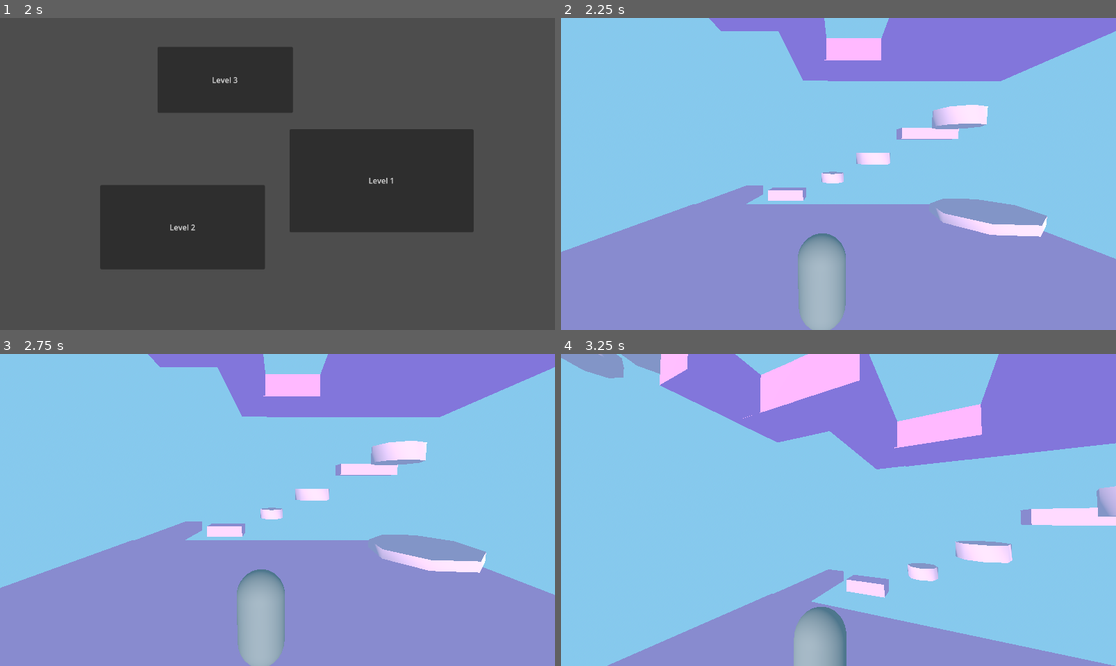
Above: before the commit, frames 1-4 (two rows, left to right).
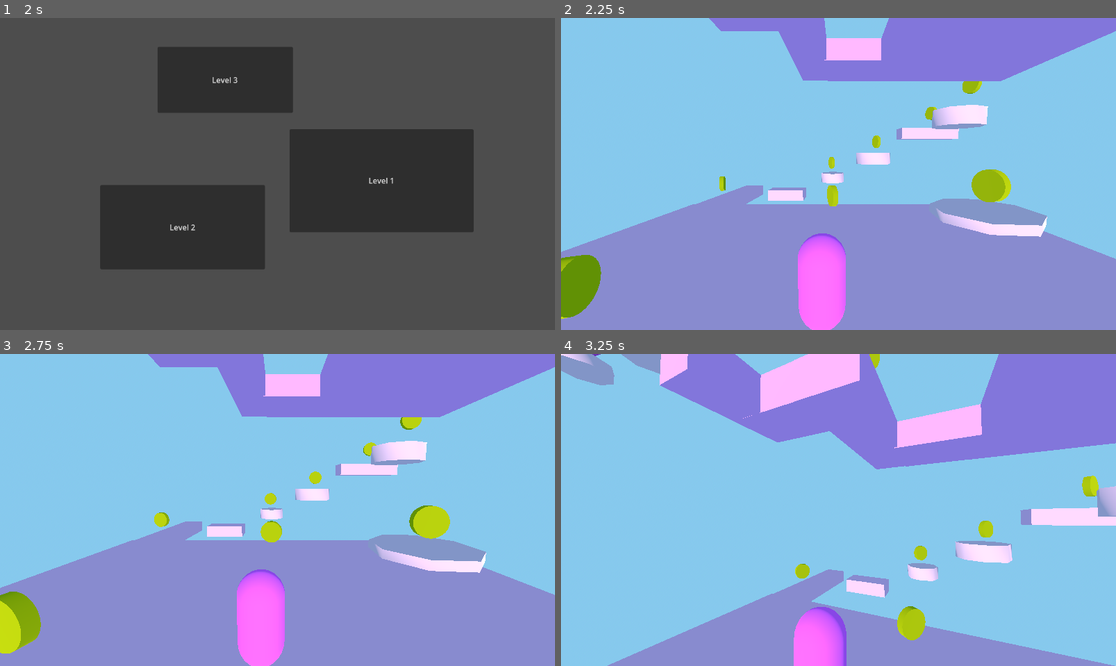
Above: after the commit, the same moments.

Repository: dbpkc15/CapstoneProject
Game: Godot game, scene res://main_menu.tscn
Two runs of this game, one before a commit and one after it. Both use one fixed random seed, a clock stepped at 60 frames per second and the inputs below.
Inputs (mouse positions are in pixels of both pictures, inside the frame that each line leads up to):
- Up to frame 1 (2 s): click "Start Game" at 0.5 s; click "Start Game" at 1.25 s
- Up to frame 2 (2.25 s): click "Level 1" at 2 s
- Up to frame 3 (2.75 s): no input
- Up to frame 4 (3.25 s): tap Enter (ui_accept) at 2.75, 3.02 s; move the mouse to (866, 510) at 2.77 s; hold W (UpMovement) from 2.78 s (still down)

Frame 1 is identical in both runs. In frame 2, 4.6% of the frame differs, in the area x 0-82%, y 20-100%; in frame 3, 4.8%; in frame 4, 3.2%.

Commit message:
added coins

Diff:
--- a/capstone-project/Level_1.tscn
+++ b/capstone-project/Level_1.tscn
@@ -2,6 +2,8 @@
 
 [ext_resource type="Script" uid="uid://tu423d8dg54j" path="res://character_body_3d.gd" id="1_ig7tw"]
 [ext_resource type="PackedScene" uid="uid://cflplv6pviyuw" path="res://endpad.tscn" id="2_kidjj"]
+[ext_resource type="PackedScene" uid="uid://b8bgaamg66tbb" path="res://coin.tscn" id="3_65pcf"]
+[ext_resource type="PackedScene" uid="uid://cn04dxxyb0mnj" path="res://optionalcoin.tscn" id="4_a0j4s"]
 
 [sub_resource type="ProceduralSkyMaterial" id="ProceduralSkyMaterial_0xm2m"]
 sky_top_color = Color(0.5254762, 0.78750205, 0.9281895, 1)
@@ -103,7 +105,11 @@
 [sub_resource type="StandardMaterial3D" id="StandardMaterial3D_qsp4k"]
 albedo_color = Color(0.95686275, 0.73333335, 0.83137256, 1)
 
+[sub_resource type="StandardMaterial3D" id="StandardMaterial3D_65pcf"]
+albedo_color = Color(1, 0.3372549, 0.9647059, 1)
+
 [sub_resource type="CapsuleMesh" id="CapsuleMesh_lquwl"]
+material = SubResource("StandardMaterial3D_65pcf")
 
 [sub_resource type="CapsuleShape3D" id="CapsuleShape3D_7mycd"]
 
@@ -238,7 +244,7 @@
 material = SubResource("StandardMaterial3D_yaehf")
 
 [node name="CSGCylinder3D3" type="CSGCylinder3D" parent="DirectionalLight3D/CSGBox3D/CSGCylinder3D3/CSGCylinder3D3" unique_id=1443669293]
-transform = Transform3D(1, 0, 0, 0, 1, 0, 0, 0, 1, -2.2455664, 0.8258896, 0.124941826)
+transform = Transform3D(1, 0, 0, 0, 1, 0, 0, 0, 1, -3.2360659, 0.8258896, 0.124941826)
 radius = 0.855
 height = 0.4317627
 material = SubResource("StandardMaterial3D_074og")
@@ -325,7 +331,7 @@
 script = SubResource("GDScript_ig7tw")
 
 [node name="CollisionShape3D" type="CollisionShape3D" parent="Area3D" unique_id=443750199]
-transform = Transform3D(8, 0, 0, 0, 8, 0, 0, 0, 8, 0, 0.018976688, 0)
+transform = Transform3D(10, 0, 0, 0, 10, 0, 0, 0, 10, 0, 0.018976688, 1.2869792)
 shape = SubResource("SphereShape3D_0xm2m")
 
 [node name="endpad" parent="." unique_id=396366810 instance=ExtResource("2_kidjj")]
@@ -338,4 +344,85 @@
 transform = Transform3D(1.5, 0, 0, 0, 1.5, 0, 0, 0, 1.5, -3.7504368, 12.648275, 16.51152)
 shape = SubResource("CylinderShape3D_65pcf")
 
+[node name="coin" parent="." unique_id=2097315517 instance=ExtResource("3_65pcf")]
+transform = Transform3D(1, 0, 0, 0, 1, 0, 0, 0, 1, 5.971719, 2.4732702, -3.4208672)
+
+[node name="optionalcoin" parent="." unique_id=1397667212 instance=ExtResource("4_a0j4s")]
+transform = Transform3D(1, 0, 0, 0, 1, 0, 0, 0, 1, 16.142342, 3.0142794, 6.2622585)
+
+[node name="optionalcoin2" parent="." unique_id=1034619697 instance=ExtResource("4_a0j4s")]
+transform = Transform3D(1, 0, 0, 0, 1, 0, 0, 0, 1, 13.078948, 0.9879017, 7.7090197)
+
+[node name="optionalcoin3" parent="." unique_id=468084616 instance=ExtResource("4_a0j4s")]
+transform = Transform3D(1, 0, 0, 0, 1, 0, 0, 0, 1, 12.119772, 6.9877424, -17.703278)
+
+[node name="optionalcoin4" parent="." unique_id=1269598742 instance=ExtResource("4_a0j4s")]
+transform = Transform3D(1, 0, 0, 0, 1, 0, 0, 0, 1, 12.172765, 12.656003, -3.1836214)
+
+[node name="optionalcoin5" parent="." unique_id=1328409137 instance=ExtResource("4_a0j4s")]
+transform = Transform3D(1, 0, 0, 0, 1, 0, 0, 0, 1, -11.563075, 12.67312, -1.0080218)
+
+[node name="optionalcoin6" parent="." unique_id=176286054 instance=ExtResource("4_a0j4s")]
+transform = Transform3D(1, 0, 0, 0, 1, 0, 0, 0, 1, -14.648638, 14.306553, 5.9840326)
+
+[node name="optionalcoin7" parent="." unique_id=1053034312 instance=ExtResource("4_a0j4s")]
+transform = Transform3D(1, 0, 0, 0, 1, 0, 0, 0, 1, -11.66139, 12.845694, 8.752086)
+
+[node name="coin2" parent="." unique_id=980038844 instance=ExtResource("3_65pcf")]
+transform = Transform3D(1, 0, 0, 0, 1, 0, 0, 0, 1, -9.437681, 1.0540967, -12.939271)
+
+[node name="coin3" parent="." unique_id=127087480 instance=ExtResource("3_65pcf")]
+transform = Transform3D(1, 0, 0, 0, 1, 0, 0, 0, 1, 0, 1.2100599, -7.478277)
+
+[node name="coin4" parent="." unique_id=729451358 instance=ExtResource("3_65pcf")]
+transform = Transform3D(1, 0, 0, 0, 1, 0, 0, 0, 1, -5.356406, 0.895195, 0)
+
+[node name="coin5" parent="." unique_id=273913865 instance=ExtResource("3_65pcf")]
+transform = Transform3D(1, 0, 0, 0, 1, 0, 0, 0, 1, 2.2774935, 0.986629, 4.7348166)
+
+[node name="coin6" parent="." unique_id=382425264 instance=ExtResource("3_65pcf")]
+transform = Transform3D(1, 0, 0, 0, 1, 0, 0, 0, 1, -0.38721848, 2.5541668, -17.623512)
+
+[node name="coin7" parent="." unique_id=835302116 instance=ExtResource("3_65pcf")]
+transform = Transform3D(1, 0, 0, 0, 1, 0, 0, 0, 1, 4.146149, 4.719337, -16.598896)
+
+[node name="coin8" parent="." unique_id=1864530996 instance=ExtResource("3_65pcf")]
+transform = Transform3D(1, 0, 0, 0, 1, 0, 0, 0, 1, 9.218556, 7.38853, -15.954308)
+
+[node name="coin9" parent="." unique_id=444677723 instance=ExtResource("3_65pcf")]
+transform = Transform3D(1, 0, 0, 0, 1, 0, 0, 0, 1, 9.383488, 8.283898, -10.319784)
+
+[node name="coin10" parent="." unique_id=1418581831 instance=ExtResource("3_65pcf")]
+transform = Transform3D(1, 0, 0, 0, 1, 0, 0, 0, 1, 6.3540306, 12.501309, -2.3747873)
+
+[node name="coin11" parent="." unique_id=74880491 instance=ExtResource("3_65pcf")]
+transform = Transform3D(1, 0, 0, 0, 1, 0, 0, 0, 1, 3.7857065, 10.00985, -3.9691)
+
+[node name="coin12" parent="." unique_id=1691112771 instance=ExtResource("3_65pcf")]
+transform = Transform3D(1, 0, 0, 0, 1, 0, 0, 0, 1, -0.7832391, 9.948698, -3.6066332)
+
+[node name="coin13" parent="." unique_id=1771312563 instance=ExtResource("3_65pcf")]
+transform = Transform3D(1, 0, 0, 0, 1, 0, 0, 0, 1, -5.217922, 10.844849, -0.9907918)
+
+[node name="coin14" parent="." unique_id=1368748736 instance=ExtResource("3_65pcf")]
+transform = Transform3D(1, 0, 0, 0, 1, 0, 0, 0, 1, -5.3653107, 10.327627, 1.6149206)
+
+[node name="coin15" parent="." unique_id=496132812 instance=ExtResource("3_65pcf")]
+transform = Transform3D(1, 0, 0, 0, 1, 0, 0, 0, 1, -8.577, 11.14683, 1.5574145)
+
+[node name="coin16" parent="." unique_id=1201079329 instance=ExtResource("3_65pcf")]
+transform = Transform3D(1, 0, 0, 0, 1, 0, 0, 0, 1, -7.8309455, 12.414965, 6.3311014)
+
+[node name="coin17" parent="." unique_id=1728346226 instance=ExtResource("3_65pcf")]
+transform = Transform3D(1, 0, 0, 0, 1, 0, 0, 0, 1, -9.646917, 12.993254, 9.767499)
+
+[node name="coin18" parent="." unique_id=698566334 instance=ExtResource("3_65pcf")]
+transform = Transform3D(1, 0, 0, 0, 1, 0, 0, 0, 1, -6.150461, 11.676175, 11.3133955)
+
+[node name="coin19" parent="." unique_id=1690472711 instance=ExtResource("3_65pcf")]
+transform = Transform3D(1, 0, 0, 0, 1, 0, 0, 0, 1, -3.557264, 11.962854, 13.420389)
+
+[node name="coin20" parent="." unique_id=499808608 instance=ExtResource("3_65pcf")]
+transform = Transform3D(1, 0, 0, 0, 1, 0, 0, 0, 1, 9.732516, 10.0262165, -6.170899)
+
 [connection signal="body_entered" from="WinArea" to="WinArea" method="_on_body_entered"]
--- /dev/null
+++ b/capstone-project/coin.gd
@@ -0,0 +1,15 @@
+extends Area3D
+
+const ROT_SPEED = 2
+
+# Called when the node enters the scene tree for the first time.
+func _ready():
+	pass # Replace with function body.
+
+
+# Called every frame. 'delta' is the elapsed time since the previous frame.
+func _process(delta):
+	rotate_y(deg_to_rad(ROT_SPEED))
+
+func _on_body_entered(body: Node3D) -> void:
+	queue_free()
--- /dev/null
+++ b/capstone-project/coin.tscn
@@ -0,0 +1,31 @@
+[gd_scene format=3 uid="uid://b8bgaamg66tbb"]
+
+[ext_resource type="Script" uid="uid://chdlf0rde7gvj" path="res://coin.gd" id="1_d5gmh"]
+
+[sub_resource type="StandardMaterial3D" id="StandardMaterial3D_d5gmh"]
+albedo_color = Color(0.9214262, 0.9143476, 0, 1)
+metallic = 0.75
+
+[sub_resource type="CylinderMesh" id="CylinderMesh_6qpsl"]
+material = SubResource("StandardMaterial3D_d5gmh")
+top_radius = 0.6
+bottom_radius = 0.6
+height = 0.3
+
+[sub_resource type="CylinderShape3D" id="CylinderShape3D_d5gmh"]
+custom_solver_bias = 0.6
+height = 0.3
+radius = 0.6
+
+[node name="coin" type="Area3D" unique_id=2097315517]
+script = ExtResource("1_d5gmh")
+
+[node name="MeshInstance3D" type="MeshInstance3D" parent="." unique_id=596881824]
+transform = Transform3D(-4.371139e-08, -1, 0, 1, -4.371139e-08, 0, 0, 0, 1, 0, 0, 0)
+mesh = SubResource("CylinderMesh_6qpsl")
+
+[node name="CollisionShape3D" type="CollisionShape3D" parent="." unique_id=775136984]
+transform = Transform3D(-4.371139e-08, -1, 0, 1, -4.371139e-08, 0, 0, 0, 1, 0, 0, 0)
+shape = SubResource("CylinderShape3D_d5gmh")
+
+[connection signal="body_entered" from="." to="." method="_on_body_entered"]
--- a/capstone-project/endpad.tscn
+++ b/capstone-project/endpad.tscn
@@ -1,6 +1,10 @@
 [gd_scene format=3 uid="uid://cflplv6pviyuw"]
 
+[sub_resource type="StandardMaterial3D" id="StandardMaterial3D_nkjuh"]
+albedo_color = Color(1, 0.3372549, 0.9647059, 1)
+
 [sub_resource type="CylinderMesh" id="CylinderMesh_nkjuh"]
+material = SubResource("StandardMaterial3D_nkjuh")
 
 [sub_resource type="CylinderShape3D" id="CylinderShape3D_2hfql"]
 height = 1.0205078
--- /dev/null
+++ b/capstone-project/mesh_instance_3d.gd
@@ -0,0 +1,11 @@
+extends MeshInstance3D
+
+
+# Called when the node enters the scene tree for the first time.
+func _ready() -> void:
+	pass # Replace with function body.
+
+
+# Called every frame. 'delta' is the elapsed time since the previous frame.
+func _process(delta: float) -> void:
+	pass
--- /dev/null
+++ b/capstone-project/optionalcoin.gd
@@ -0,0 +1,15 @@
+extends Area3D
+
+const ROT_SPEED = 2
+
+# Called when the node enters the scene tree for the first time.
+func _ready():
+	pass # Replace with function body.
+
+
+# Called every frame. 'delta' is the elapsed time since the previous frame.
+func _process(delta):
+	rotate_y(deg_to_rad(ROT_SPEED))
+
+func _on_body_entered(body: Node3D) -> void:
+	queue_free()
--- /dev/null
+++ b/capstone-project/optionalcoin.tscn
@@ -0,0 +1,30 @@
+[gd_scene format=3 uid="uid://cn04dxxyb0mnj"]
+
+[ext_resource type="Script" uid="uid://hani43kkte77" path="res://optionalcoin.gd" id="1_xx8ju"]
+
+[sub_resource type="StandardMaterial3D" id="StandardMaterial3D_jwhf5"]
+albedo_color = Color(1, 0.3372549, 0.9647059, 1)
+metallic = 0.75
+
+[sub_resource type="CylinderMesh" id="CylinderMesh_jwhf5"]
+material = SubResource("StandardMaterial3D_jwhf5")
+top_radius = 0.6
+bottom_radius = 0.6
+height = 0.3
+
+[sub_resource type="CylinderShape3D" id="CylinderShape3D_xx8ju"]
+height = 0.3
+radius = 0.6
+
+[node name="optionalcoin" type="Area3D" unique_id=1397667212]
+script = ExtResource("1_xx8ju")
+
+[node name="MeshInstance3D" type="MeshInstance3D" parent="." unique_id=1899268989]
+transform = Transform3D(-4.371139e-08, -1, 0, 1, -4.371139e-08, 0, 0, 0, 1, 0, 0, 0)
+mesh = SubResource("CylinderMesh_jwhf5")
+
+[node name="CollisionShape3D" type="CollisionShape3D" parent="." unique_id=1791827399]
+transform = Transform3D(-4.371139e-08, -1, 0, 1, -4.371139e-08, 0, 0, 0, 1, 0, 0, 0)
+shape = SubResource("CylinderShape3D_xx8ju")
+
+[connection signal="body_entered" from="." to="." method="_on_body_entered"]
Not shown, added: capstone-project/coin.gd.uid
Not shown, added: capstone-project/mesh_instance_3d.gd.uid
Not shown, added: capstone-project/optionalcoin.gd.uid
